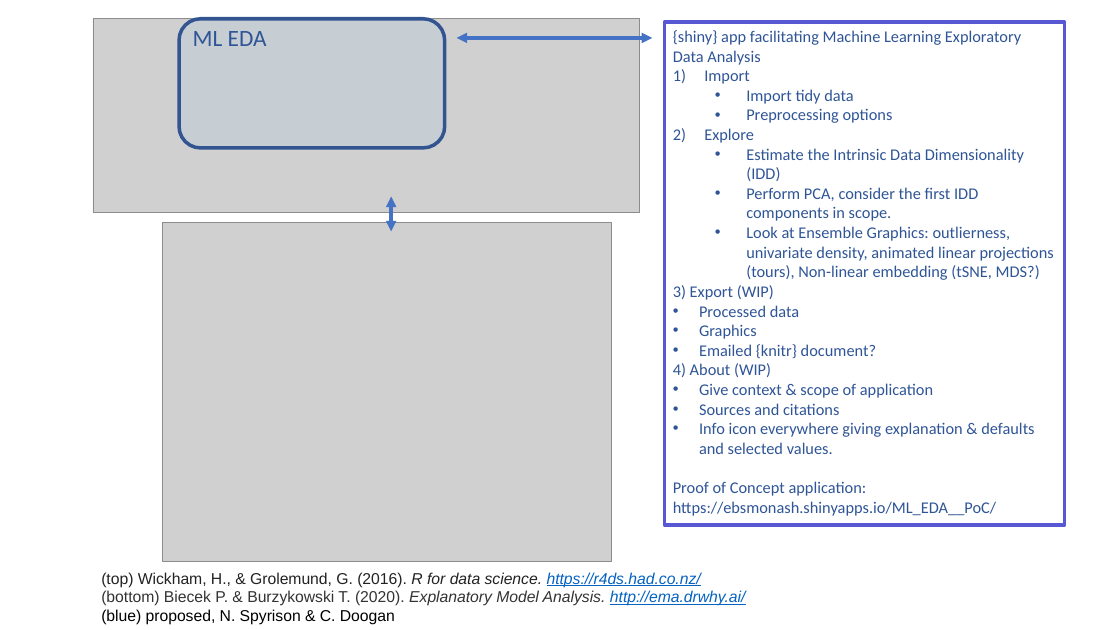
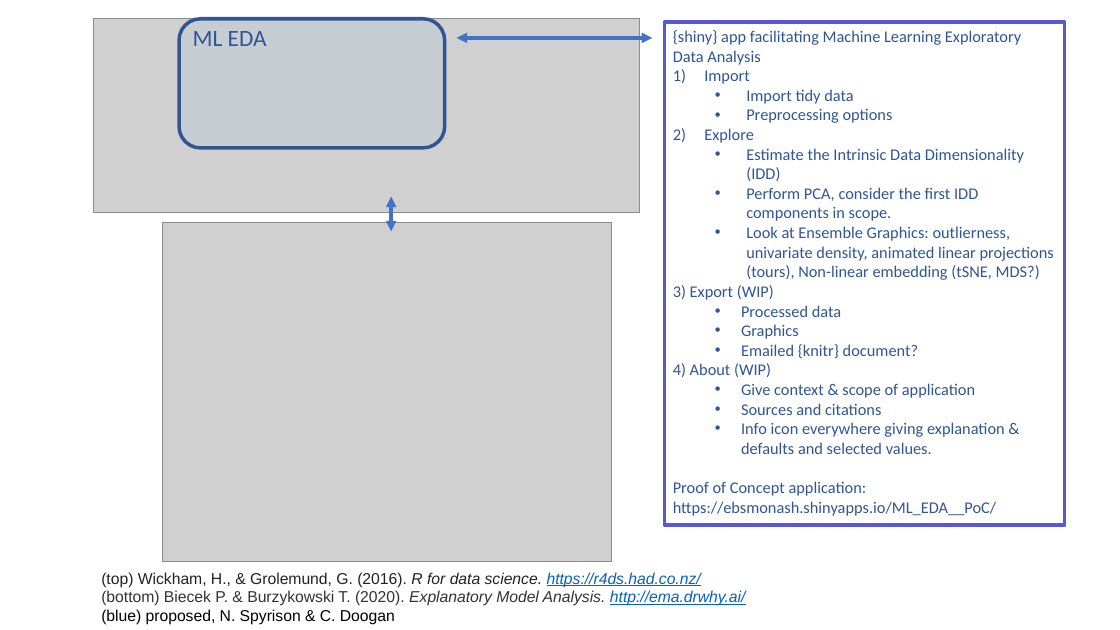
Before and after one commit to nspyrison/ML_EDA, a slide deck: slide 5 of zDesignDrafts/Sketch for stepwise tour.pptx. Drawn at 1120x630 pixels with LibreOffice and Linux fonts; fonts in the diff are those of the drawing; grey boxes stand for pictures. Boxes give left, top, right and bottom in pixels: in the first picture for what was removed or moved away, otherwise in the second. Text is boxed around its words. In the diff, an @@ line names an element or a change of style, - is before the commit and + after.

```diff
--- a/zDesignDrafts/Sketch for stepwise tour.pptx
+++ b/zDesignDrafts/Sketch for stepwise tour.pptx
@@ text in rectangle at (741, 305, 1005, 454): list level 1 to 2 in "Processed data"; list level 1 to 2 in "Graphics"; list level 1 to 2 in "Emailed {knitr} document?"; list level 1 to 2 in "Give context & scope of ..."; list level 1 to 2 in "Sources and citations"; list level 1 to 2 in "Info icon everywhere giving explanation ..." @@
```
Also in this commit, not shown: 1 other file.
